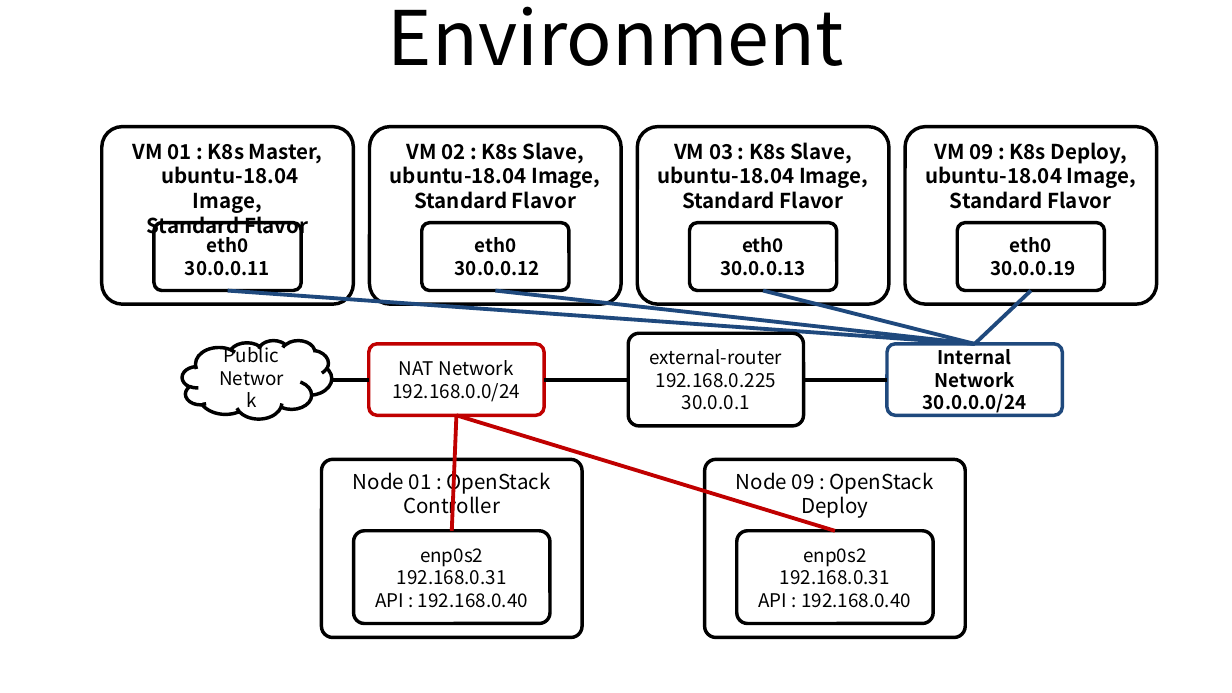
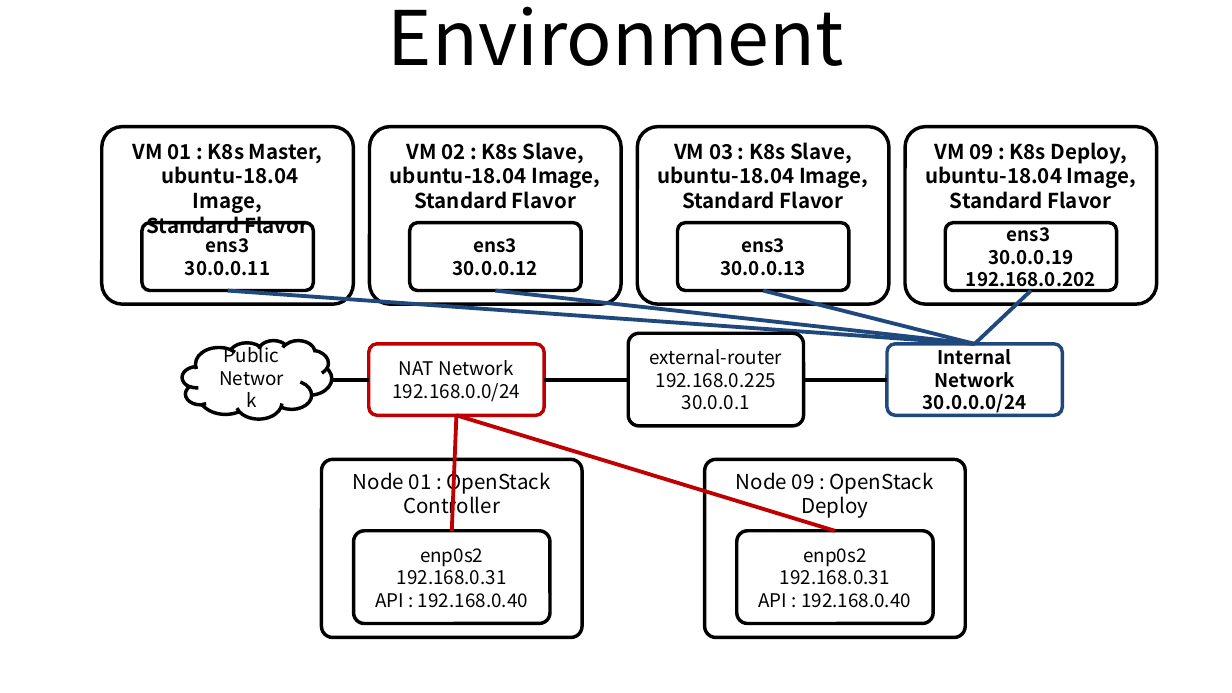
Before and after one commit to ssup2/blog-old, a slide deck: slide 1 of images/record/OpenStack_Terraform_Practice_Kubernetes/OpenStack_Terraform_Kubernetes.pptx. Drawn at 1232x693 pixels with LibreOffice and Linux fonts; fonts in the diff are those of the drawing. Boxes give left, top, right and bottom in pixels: in the first picture for what was removed or moved away, otherwise in the second. Text is boxed around its words. In the diff, an @@ line names an element or a change of style, - is before the commit and + after.

```diff
--- a/images/record/OpenStack_Terraform_Practice_Kubernetes/OpenStack_Terraform_Kubernetes.pptx
+++ b/images/record/OpenStack_Terraform_Practice_Kubernetes/OpenStack_Terraform_Kubernetes.pptx
@@ rounded rectangle "ens3": place and size @@
-rounded rectangle "ens3" at [154,223,302,291]
+rounded rectangle "ens3" at [142,223,313,291]
@@ text in rounded rectangle at [206,233,249,253]: text changed @@
-eth0
+ens3
@@ rounded rectangle "ens3": place and size @@
-rounded rectangle "ens3" at [421,223,569,291]
+rounded rectangle "ens3" at [410,223,582,291]
@@ text in rounded rectangle at [474,238,517,253]: text changed @@
-eth0
+ens3
@@ rounded rectangle "ens3": place and size @@
-rounded rectangle "ens3" at [690,223,838,291]
+rounded rectangle "ens3" at [678,223,849,291]
@@ text in rounded rectangle at [741,238,784,253]: text changed @@
-eth0
+ens3
@@ rounded rectangle "ens3": place and size @@
-rounded rectangle "ens3" at [957,223,1105,291]
+rounded rectangle "ens3" at [945,223,1116,291]
@@ text in rounded rectangle at [1007,222,1050,242]: text changed @@
-eth0
+ens3
@@ text in rounded rectangle at [966,272,1096,292]: paragraph added @@
+192.168.0.202
```
Also in this commit, not shown: 1 other file.
